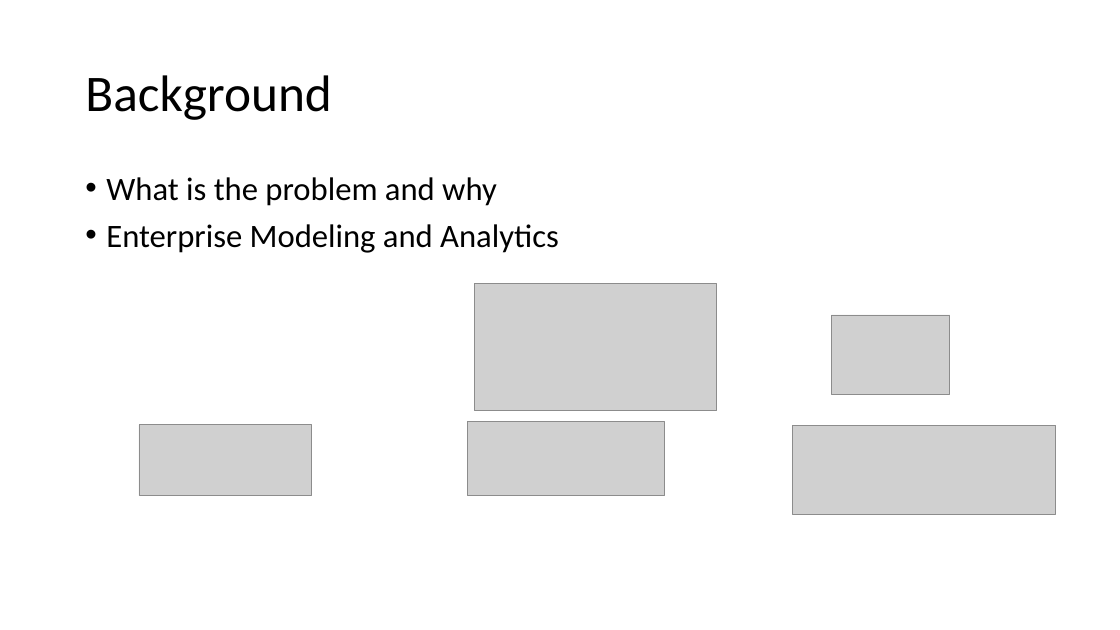
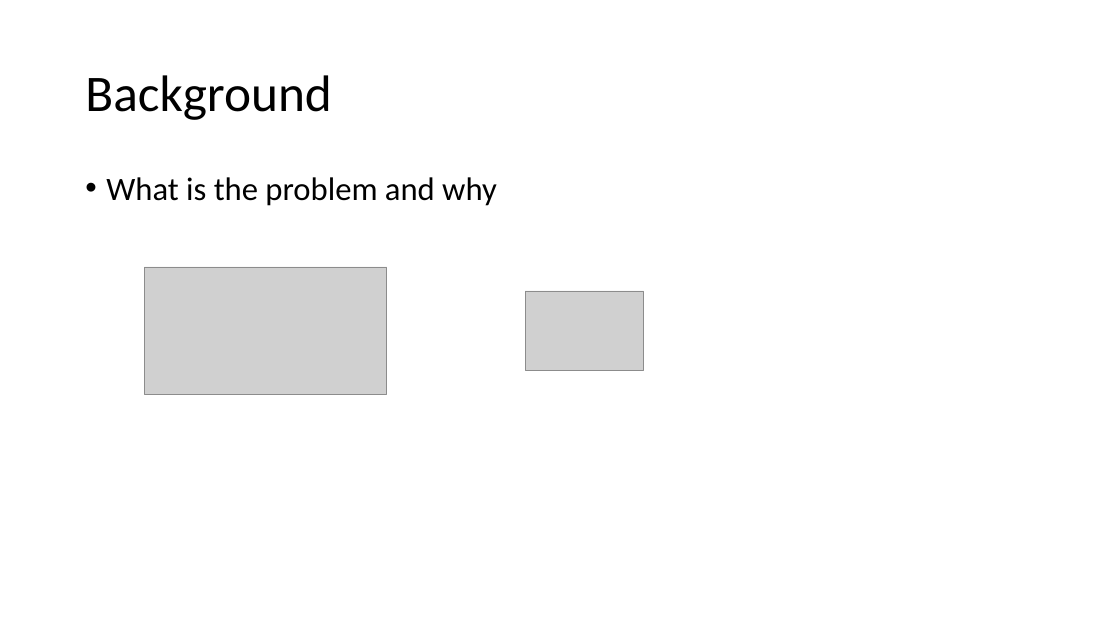
Before and after one commit to wx2123/WSDS-2026-OH, a slide deck: slide 3 of 2026 WSDS - Wujian Xue.pptx. Drawn at 1120x630 pixels with LibreOffice and Linux fonts; fonts in the diff are those of the drawing; grey boxes stand for pictures. Boxes give left, top, right and bottom in pixels: in the first picture for what was removed or moved away, otherwise in the second. Text is boxed around its words. In the diff, an @@ line names an element or a change of style, - is before the commit and + after.

Commit message:
1007 commit

```diff
--- a/2026 WSDS - Wujian Xue.pptx
+++ b/2026 WSDS - Wujian Xue.pptx
@@ text at [106,224,559,253]: paragraph removed @@
-• Enterprise Modeling and Analytics
@@ picture: place and size @@
-picture at [475,284,717,411]
+picture at [145,267,386,394]
@@ picture: place and size @@
-picture at [832,315,950,394]
+picture at [525,291,644,370]
@@ picture removed at [139,425,311,496] @@
@@ picture removed at [468,422,665,496] @@
@@ picture removed at [793,425,1056,514] @@
```
Also in this commit, not shown: 1 other slide changed.
